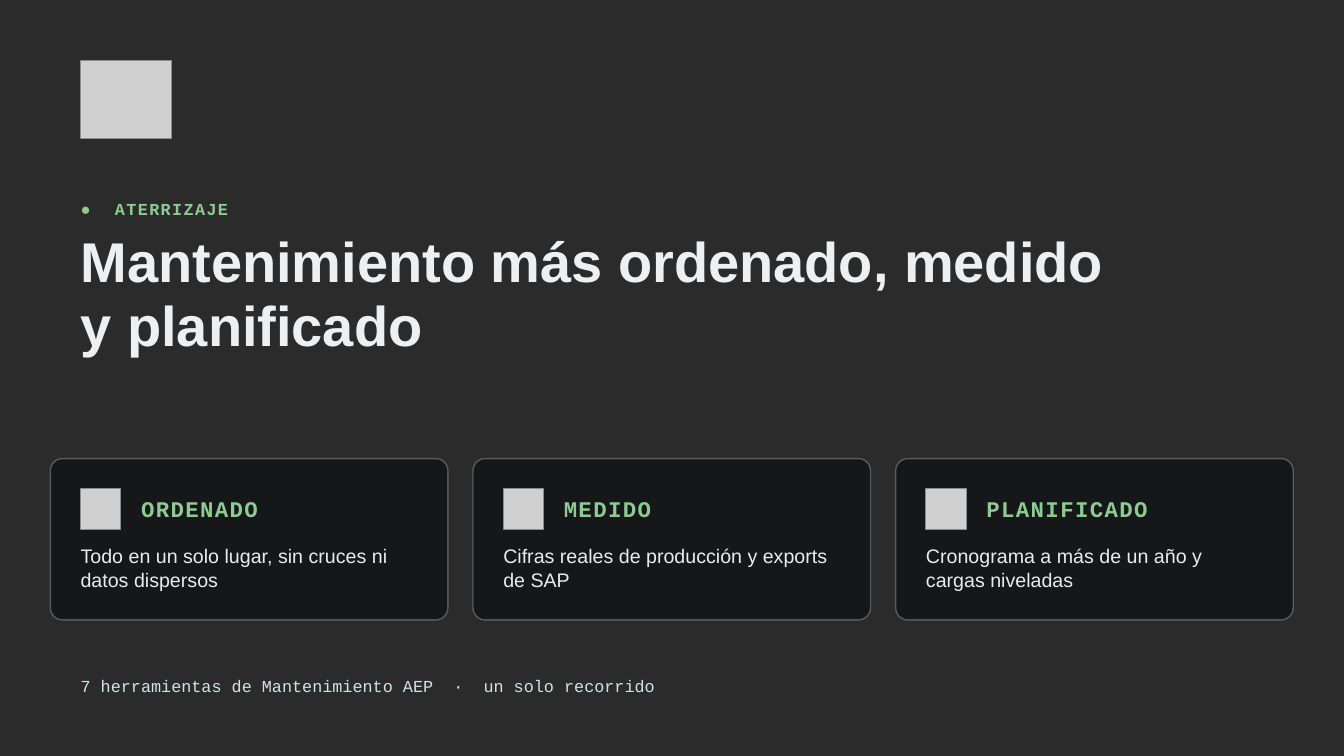
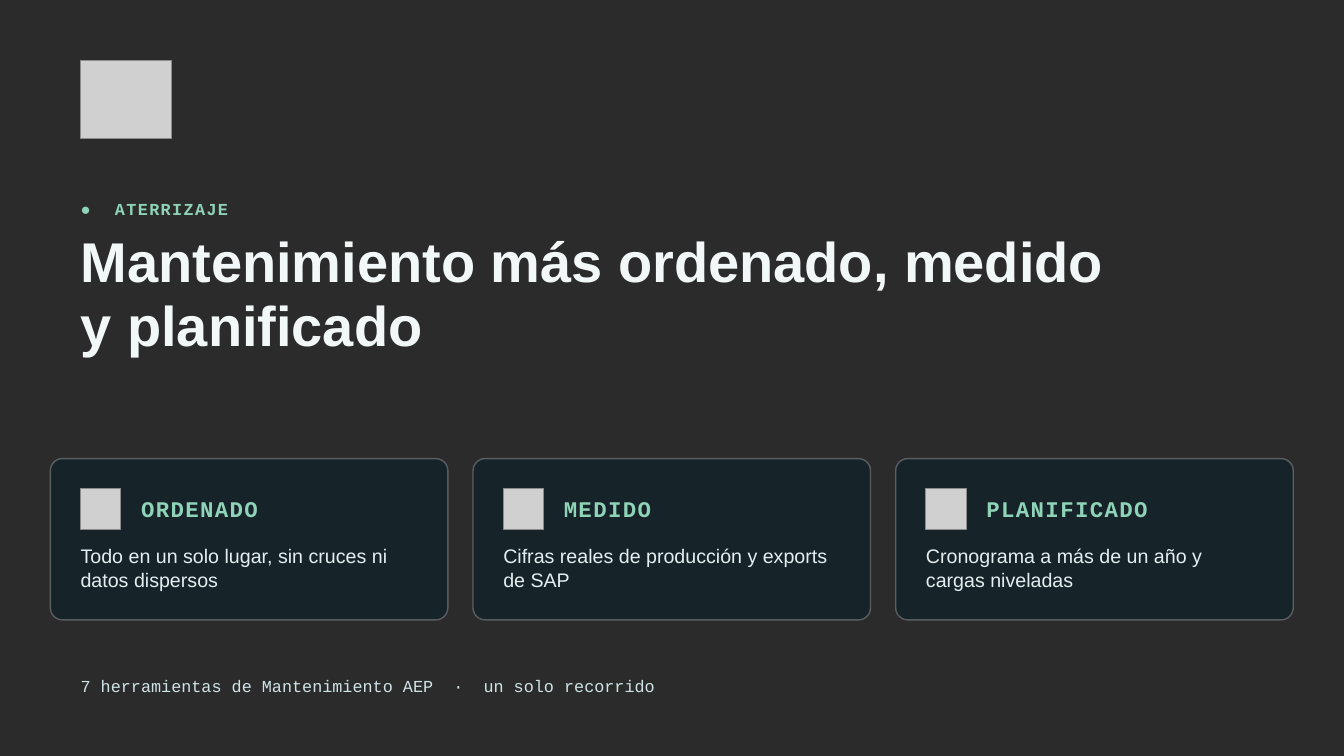
Before and after one commit to priscilacaputo/Presentaci-n-, a slide deck: slide 31 of presentacion/Presentacion_Mantenimiento_AEP.pptx. Drawn at 1344x756 pixels with LibreOffice and Linux fonts; fonts in the diff are those of the drawing; grey boxes stand for pictures; background and template pictures are left out; a plain dark background stands for a picture behind light text. Boxes give left, top, right and bottom in pixels: in the first picture for what was removed or moved away, otherwise in the second. Text is boxed around its words. In the diff, an @@ line names an element or a change of style, - is before the commit and + after.

```diff
--- a/presentacion/Presentacion_Mantenimiento_AEP.pptx
+++ b/presentacion/Presentacion_Mantenimiento_AEP.pptx
@@ fill #0A0D10 at 65% opacity to #0B2128 at 65% opacity in 3 elements at (x1=50, y1=459, x2=448, y2=620), (x1=473, y1=459, x2=870, y2=620), (x1=896, y1=459, x2=1294, y2=620) @@
@@ text colour #8ECB93 to #8FD3B8 in 4 elements at (x1=115, y1=204, x2=228, y2=215), (x1=141, y1=502, x2=258, y2=517), (x1=564, y1=502, x2=651, y2=517), (x1=986, y1=502, x2=1147, y2=517) @@
```
Also in this commit, not shown: 30 other slides changed, 20 other files.
